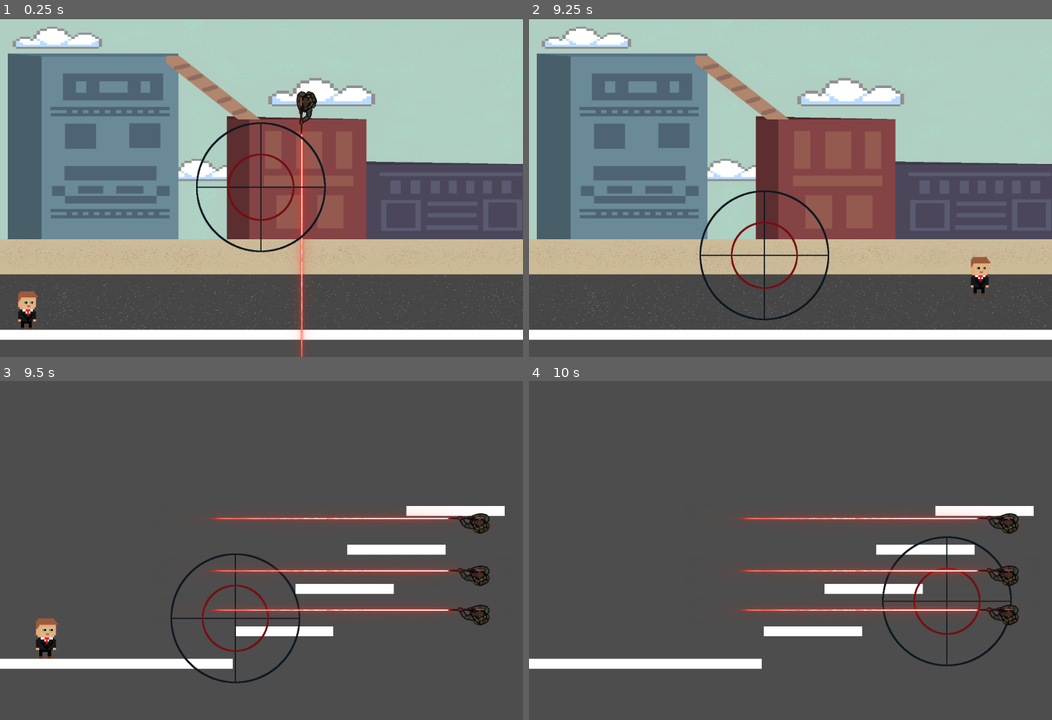
Above: before the commit, frames 1-4 (two rows, left to right).
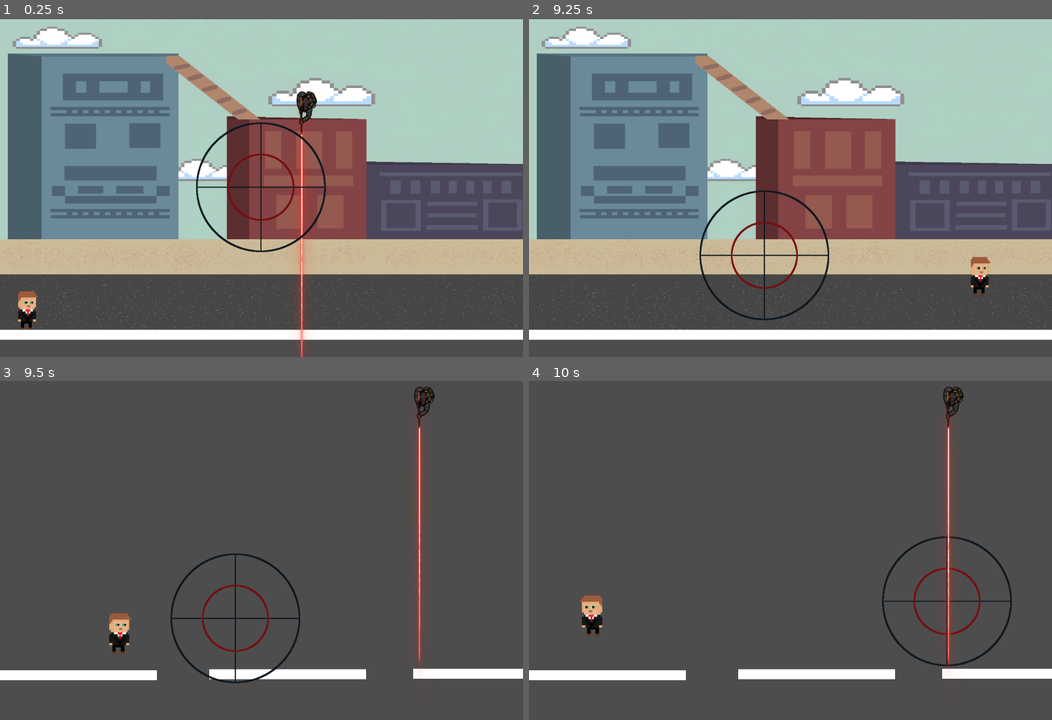
Above: after the commit, the same moments.

Repository: azsocha/Protect-the-VIP
Game: Godot game, scene res://testing.tscn
The game is run twice, just before and just after one commit, with the same random seed, the same clock (stepped at 60 frames per second) and the same inputs. The engine's default icon, where the game draws it, is replaced by a stand-in: a white triangle on a blue panel in a dark square.
Inputs (mouse positions are in pixels of both pictures, inside the frame that each line leads up to):
- Up to frame 1 (0.25 s): no input
- Up to frame 2 (9.25 s): tap Enter at 0.5 s; move the mouse to (905, 170) at 0.52 s; hold Right (move_right) 0.53-2.03 s; click (905, 170) at 0.6 s; tap Space (jump) at 0.77, 1.52, 3.02, 3.77, 4.52, 6.02, 6.77, 7.52, 9.02 s; move the mouse to (685, 204) at 1.27 s; click (685, 204) at 1.35 s; move the mouse to (842, 112) at 2.02 s; hold A (move_left) 2.03-2.78 s; click (842, 112) at 2.1 s; move the mouse to (764, 255) at 2.77 s; hold Right (move_right) 2.78-4.28 s; click (764, 255) at 2.85 s; move the mouse to (947, 238) at 3.52 s; click (947, 238) at 3.6 s; move the mouse to (633, 136) at 4.27 s; hold A (move_left) 4.28-5.03 s; click (633, 136) at 4.35 s; move the mouse to (816, 187) at 5.02 s; hold Right (move_right) 5.03-5.78 s; click (816, 187) at 5.1 s; move the mouse to (712, 102) at 5.77 s; hold A (move_left) 5.78-7.28 s; click (712, 102) at 5.85 s; move the mouse to (905, 170) at 6.52 s; click (905, 170) at 6.6 s; move the mouse to (685, 204) at 7.27 s; hold Right (move_right) from 7.28 s (still down); click (685, 204) at 7.35 s; move the mouse to (842, 112) at 8.02 s; click (842, 112) at 8.1 s; move the mouse to (764, 255) at 8.77 s; click (764, 255) at 8.85 s
- Up to frame 3 (9.5 s): keep holding Right (move_right)
- Up to frame 4 (10 s): move the mouse to (947, 601) at 9.52 s; release Right (move_right) at 9.53 s; hold A (move_left) from 9.53 s (still down); click (947, 601) at 9.6 s; tap Space (jump) at 9.77 s

Frames 1-2 are identical in both runs. In frame 3, 11% of the frame differs, in the area x 0-100%, y 1-89%; in frame 4, 10%.

Commit message:
Made goals

Diff:
--- a/team-3-final-project/Goal area.tscn
+++ b/team-3-final-project/Goal area.tscn
@@ -1,10 +1,10 @@
 [gd_scene load_steps=3 format=3 uid="uid://bn634m3hxxrv3"]
 
-[ext_resource type="Script" path="res://goal_area.gd" id="1_7dw1m"]
+[ext_resource type="Script" path="res://goal_area_one.gd" id="1_7dw1m"]
 
 [sub_resource type="RectangleShape2D" id="RectangleShape2D_sfous"]
 
-[node name="Node2D" type="Area2D"]
+[node name="Goal" type="Area2D"]
 position = Vector2(493, 270)
 scale = Vector2(4.96, 4.91751)
 script = ExtResource("1_7dw1m")
--- a/team-3-final-project/Level1.tscn
+++ b/team-3-final-project/Level1.tscn
@@ -1,10 +1,11 @@
-[gd_scene load_steps=6 format=3 uid="uid://bs13rjckuxq5f"]
+[gd_scene load_steps=7 format=3 uid="uid://bs13rjckuxq5f"]
 
 [ext_resource type="PackedScene" uid="uid://h04h3fu4rh1a" path="res://platform.tscn" id="1_82bnj"]
 [ext_resource type="PackedScene" uid="uid://bh182bfab16i5" path="res://player.tscn" id="2_4yyxw"]
 [ext_resource type="PackedScene" uid="uid://cwv5ooc24w7rm" path="res://player_2.tscn" id="3_5ldi5"]
 [ext_resource type="PackedScene" uid="uid://b87pu37cfwaei" path="res://sniper.tscn" id="4_n34q8"]
 [ext_resource type="PackedScene" uid="uid://cgpvvcjmwt6va" path="res://dead.tscn" id="5_g6ajj"]
+[ext_resource type="PackedScene" uid="uid://bn634m3hxxrv3" path="res://Goal area.tscn" id="6_2vhen"]
 
 [node name="Level 1" type="Node2D"]
 
@@ -54,6 +55,10 @@
 
 [node name="dead" parent="." instance=ExtResource("5_g6ajj")]
 
+[node name="Node2D" parent="." instance=ExtResource("6_2vhen")]
+position = Vector2(973, 67)
+scale = Vector2(4.96, 17.2375)
+
 [connection signal="died" from="player" to="dead" method="_on_area_2d_died"]
 [connection signal="died" from="Sniper/Sprite2D/Area2D" to="player" method="_on_area_2d_died"]
 [connection signal="died" from="Sniper/Sprite2D/Area2D" to="dead" method="_on_area_2d_died"]
--- a/team-3-final-project/Level2.tscn
+++ b/team-3-final-project/Level2.tscn
@@ -1,10 +1,12 @@
-[gd_scene load_steps=6 format=3 uid="uid://bn2jo1fssf4rs"]
+[gd_scene load_steps=8 format=3 uid="uid://bn2jo1fssf4rs"]
 
 [ext_resource type="PackedScene" uid="uid://h04h3fu4rh1a" path="res://platform.tscn" id="1_y4nvs"]
 [ext_resource type="PackedScene" uid="uid://bh182bfab16i5" path="res://player.tscn" id="2_c2ylu"]
 [ext_resource type="PackedScene" uid="uid://cwv5ooc24w7rm" path="res://player_2.tscn" id="3_3c4p0"]
 [ext_resource type="PackedScene" uid="uid://b87pu37cfwaei" path="res://sniper.tscn" id="4_5vhnd"]
 [ext_resource type="PackedScene" uid="uid://cgpvvcjmwt6va" path="res://dead.tscn" id="5_mts6p"]
+[ext_resource type="PackedScene" uid="uid://bn634m3hxxrv3" path="res://Goal area.tscn" id="6_lappd"]
+[ext_resource type="Script" path="res://goal_area_two.gd" id="7_ydnke"]
 
 [node name="Level 2" type="Node2D"]
 
@@ -32,6 +34,11 @@
 
 [node name="dead" parent="." instance=ExtResource("5_mts6p")]
 
+[node name="Node2D" parent="." instance=ExtResource("6_lappd")]
+position = Vector2(999, 213)
+scale = Vector2(3.30667, 33.8079)
+script = ExtResource("7_ydnke")
+
 [connection signal="died" from="player" to="dead" method="_on_area_2d_died"]
 [connection signal="died" from="Sniper/Sprite2D/Area2D" to="player" method="_on_area_2d_died"]
 [connection signal="died" from="Sniper/Sprite2D/Area2D" to="dead" method="_on_area_2d_died"]
--- /dev/null
+++ b/team-3-final-project/goal_area_one.gd
@@ -0,0 +1,10 @@
+extends Area2D
+
+
+
+
+
+
+func _on_body_entered(body: Node2D) -> void:
+	if body.name == "player":
+		get_tree().change_scene_to_file("res://Level2.tscn")
--- a/team-3-final-project/goal_area.gd
+++ b/team-3-final-project/goal_area_two.gd
@@ -1,10 +1,8 @@
 extends Area2D
-
-
 
 
 
 
 func _on_body_entered(body: Node2D) -> void:
 	if body.name == "player":
-		get_tree().change_scene_to_file("res://Level1.tscn")
+		get_tree().change_scene_to_file("res://Level3.tscn")
